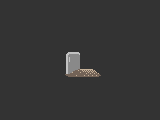
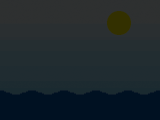
Revision of a layered (160, 120) image; what changed, layer by layer:
showed "Layer 3", painted on it over [8, 41, 160, 115]
showed "Layer 2" over [0, 0, 160, 120]
hid "Layer 5" over [65, 52, 101, 77]
"Layer 0": opacity 80% → 100% over [0, 0, 160, 120]
